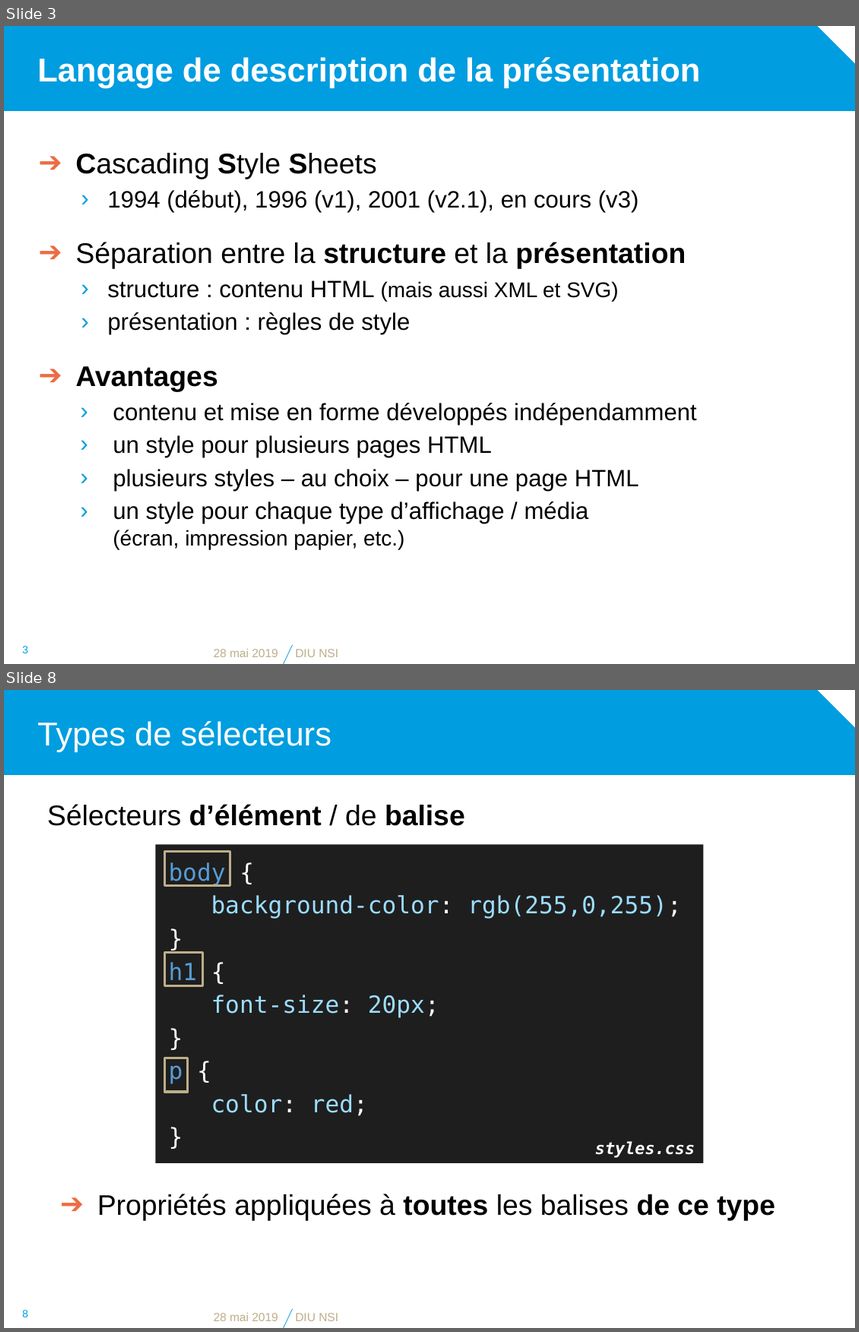
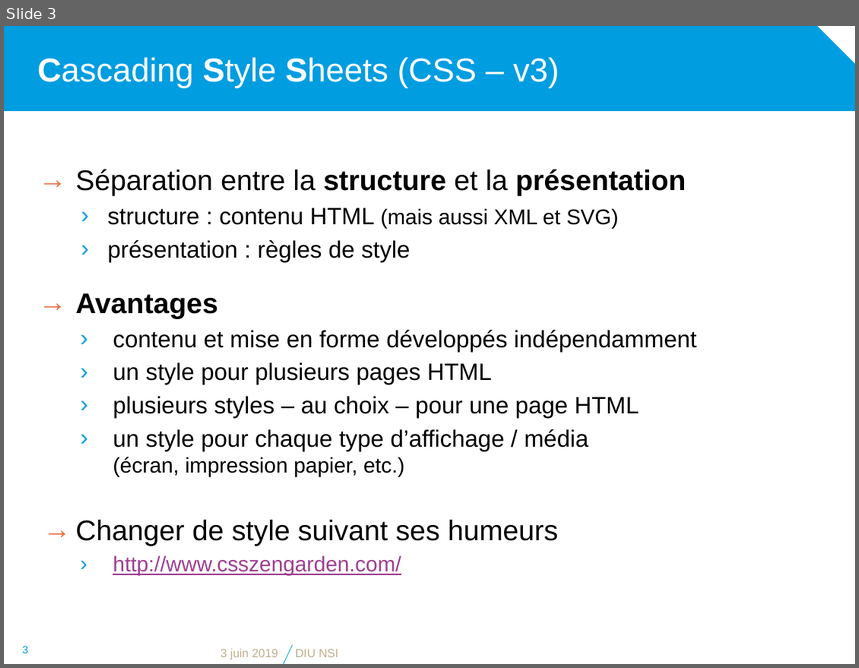
Before and after one commit to diu-uf-bordeaux/bloc1, a slide deck: web/3-CSS/css.pptx. Shown one above the other, each under a label of ours: slides 3 and 8 before the commit, slide 3 after it; the slides between them are not shown. The pictures are 859x1332 and 859x668 pixels, drawn with LibreOffice and Linux fonts; fonts in the diff are those of the drawing; background and template pictures are left out. Boxes give left, top, right and bottom in pixels: in the first picture for what was removed or moved away, otherwise in the second. Text is boxed around its words. In the diff, an @@ line names an element or a change of style, - is before the commit and + after.

```diff
--- a/web/3-CSS/css.pptx
+++ b/web/3-CSS/css.pptx
@@ slide 8 removed at [4, 690, 855, 1328], background #FFFFFF; not listed: 2 template elements that a slide beside it also shows @@
@@ title removed at [37, 721, 332, 752] @@
-Types de sélecteurs
@@ text removed at [47, 804, 465, 826] @@
-Sélecteurs d’élément / de balise
@@ text removed at [155, 845, 704, 1164] @@
-body {
-background-color: rgb(255,0,255);
-}
-h1 {
-font-size: 20px;
-}
-p {
-color: red;
-}
@@ rectangle removed at [165, 852, 230, 886] @@
@@ rectangle removed at [165, 952, 203, 986] @@
@@ rectangle removed at [165, 1059, 188, 1093] @@
@@ text removed at [595, 1141, 695, 1158] @@
-styles.css
@@ text removed at [97, 1194, 775, 1220] @@
-➔ Propriétés appliquées à toutes les balises de ce type
@@ page number removed at [22, 1310, 28, 1318] @@
-8
@@ text removed at [214, 1313, 278, 1322] @@
-28 mai 2019
@@ text removed at [295, 1313, 338, 1322] @@
-DIU NSI
@@ slide 3 changed as well @@
@@ title at [37, 57, 559, 88]: text changed; bold off @@
-Langage de description de la présentation
+Cascading Style Sheets (CSS – v3)
@@ text at [75, 153, 639, 212]: paragraphs removed @@
-➔ Cascading Style Sheets
-  › 1994 (début), 1996 (v1), 2001 (v2.1), en cours (v3)
@@ text at [75, 169, 686, 319]: bullet ➔ to → @@
@@ text at [75, 520, 558, 576]: paragraphs added @@
+→ Changer de style suivant ses humeurs
+  › http://www.csszengarden.com/
@@ text at [221, 649, 278, 660]: text changed @@
-28 mai 2019
+3 juin 2019
```
Also in this commit, not shown: 8 other slides changed, 11 slides added, 4 other slides removed, 1 other file.
